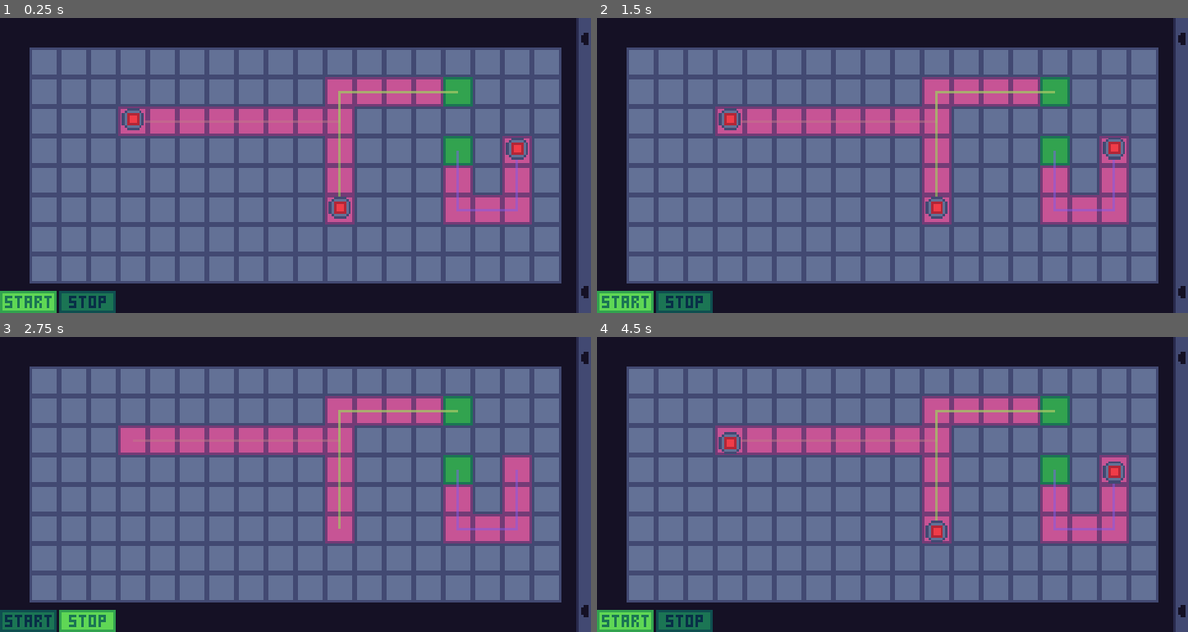
Above: before the commit, frames 1-4 (two rows, left to right).
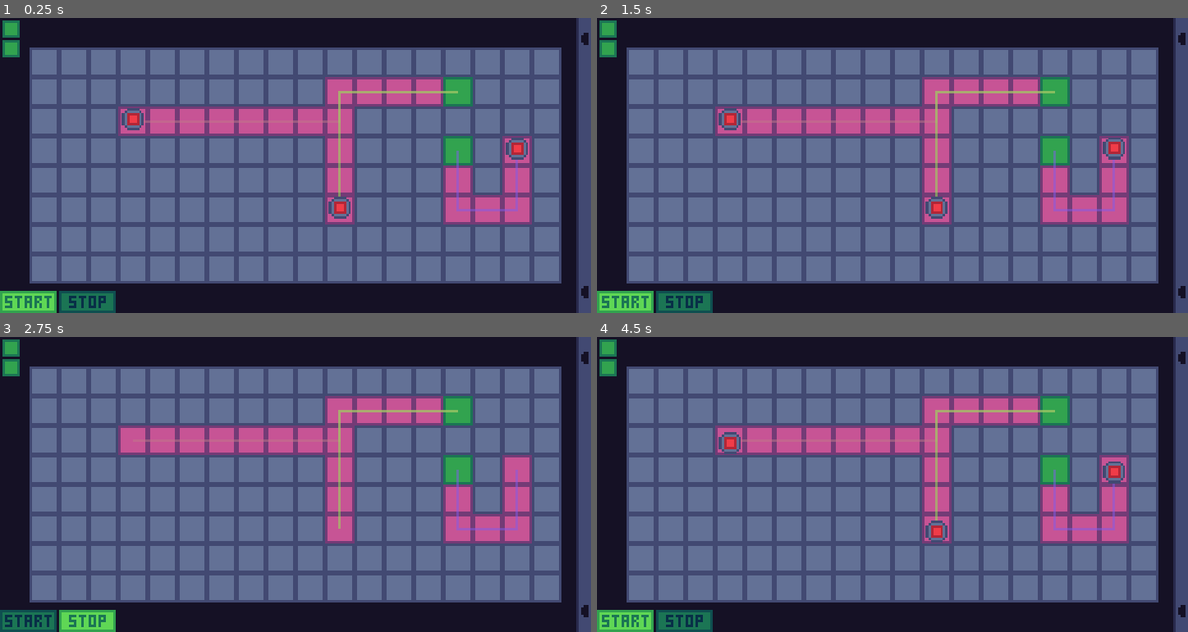
Above: after the commit, the same moments.

Repository: mariothedog/brackeys-game-jam
Game: Godot game, scene res://main/main.tscn
Same seed, same stepped clock (60 frames per second), same inputs: the game is played once before the commit and once after it.
Inputs (mouse positions are in pixels of both pictures, inside the frame that each line leads up to):
- Up to frame 1 (0.25 s): no input
- Up to frame 2 (1.5 s): click (626, 301) at 0.5 s; click (685, 301) at 1.25 s
- Up to frame 3 (2.75 s): click (29, 620) at 2 s
- Up to frame 4 (4.5 s): click (685, 620) at 2.75 s; click (626, 620) at 3.5 s; click (685, 620) at 4.25 s

The runs differ from the first frame. In frame 1, 0.3% of the frame differs, in the area x 0-4%, y 0-14%; in frame 2, 0.3%; in frame 3, 0.3%; in frame 4, 0.3%.

Commit message:
Add health

Diff:
--- a/src/autoload/signals.gd
+++ b/src/autoload/signals.gd
@@ -5,3 +5,4 @@
 signal item_button_down(item)
 signal start_pressed
 signal stop_pressed
+signal ran_out_of_lives
--- a/src/enemies/enemy.gd
+++ b/src/enemies/enemy.gd
@@ -3,8 +3,9 @@
 
 signal reached_end_of_path
 
-const MOVEMENT_WEIGHT = 0.4
+const MOVEMENT_WEIGHT := 0.4
 var MOVEMENT_RATE := MOVEMENT_WEIGHT * Constants.PHYSICS_FPS
+const DAMAGE := 1
 
 var path: PoolVector2Array setget _set_path
 
--- a/src/main/enemies.gd
+++ b/src/main/enemies.gd
@@ -31,7 +31,7 @@
 
 
 func _on_enemy_reached_end_of_path(enemy: Enemy) -> void:
-	emit_signal("enemy_reached_end_of_path", [enemy])
+	emit_signal("enemy_reached_end_of_path", enemy)
 
 
 func _on_StepDelay_timeout() -> void:
--- a/src/main/main.gd
+++ b/src/main/main.gd
@@ -6,6 +6,7 @@
 onready var bullets: Node2D = $Turrets/Bullets
 onready var placed_turrets: Node2D = $Turrets/PlacedTurrets
 onready var hud: HUD = $HUDLayer/HUD
+onready var lives: Lives = $HUDLayer/HUD/Lives
 onready var start_button: TextureButton = $HUDLayer/HUD/Buttons/Start
 onready var stop_button: TextureButton = $HUDLayer/HUD/Buttons/Stop
 
@@ -25,12 +26,20 @@
 	step_delay.start()
 	for turret in placed_turrets.get_children():
 		turret.toggle_sight_lines(false)
+	if not Signals.is_connected("ran_out_of_lives", self, "_force_stop"):
+		# Signal is deferred so the force stop happens after the lives have been set to 0
+		# Signal is oneshot so there is no chance of two enemies trigerring force stop simultaneously
+# warning-ignore:return_value_discarded
+		Signals.connect(
+			"ran_out_of_lives", self, "_force_stop", [], CONNECT_DEFERRED + CONNECT_ONESHOT
+		)
 	Global.is_running = true
 
 
 func _stop() -> void:
 	step_delay.stop()
 	level.stop()
+	lives.reset()
 	Util.queue_free_children(enemies)
 	Util.queue_free_children(bullets)
 	for turret in placed_turrets.get_children():
@@ -39,7 +48,12 @@
 	Global.is_running = false
 
 
-func _on_Enemies_enemy_reached_end_of_path(_enemy: Enemy) -> void:
+func _force_stop() -> void:
 	start_button.disabled = false
 	stop_button.disabled = true
 	_stop()
+
+
+func _on_Enemies_enemy_reached_end_of_path(enemy: Enemy) -> void:
+	lives.damage(enemy.DAMAGE)
+	enemy.queue_free()
--- a/src/project.godot
+++ b/src/project.godot
@@ -44,6 +44,11 @@
 "language": "GDScript",
 "path": "res://levels/level_editor/level_data.gd"
 }, {
+"base": "MarginContainer",
+"class": "Lives",
+"language": "GDScript",
+"path": "res://ui/hud/health/lives.gd"
+}, {
 "base": "RayCast2D",
 "class": "SightLine",
 "language": "GDScript",
@@ -72,6 +77,7 @@
 "Item": "",
 "Level": "",
 "LevelData": "",
+"Lives": "",
 "SightLine": "",
 "TilesManager": "",
 "Turret": "",
--- /dev/null
+++ b/src/ui/hud/health/life.tscn
@@ -0,0 +1,11 @@
+[gd_scene load_steps=2 format=2]
+
+[ext_resource path="res://ui/hud/health/life.png" type="Texture" id=1]
+
+[node name="Life" type="TextureRect"]
+margin_right = 7.0
+margin_bottom = 7.0
+texture = ExtResource( 1 )
+__meta__ = {
+"_edit_use_anchors_": false
+}
--- /dev/null
+++ b/src/ui/hud/health/lives.gd
@@ -0,0 +1,42 @@
+class_name Lives
+extends MarginContainer
+
+const LIFE_SCENE := preload("res://ui/hud/health/life.tscn")
+
+export var initial_num_lives := 2
+
+var _num_lives := 0 setget _set_num_lives
+
+onready var vbox: VBoxContainer = $VBoxContainer
+
+
+func _ready() -> void:
+	reset()
+
+
+func damage(damage: int) -> void:
+	var num_lives := self._num_lives - damage
+	if num_lives <= 0:
+		num_lives = 0
+		Signals.emit_signal("ran_out_of_lives")
+	self._num_lives = num_lives
+
+
+func reset() -> void:
+	self._num_lives = initial_num_lives
+
+
+func _set_num_lives(value: int) -> void:
+	if value < 0:
+		push_warning("Number of lives was set to a negative value")
+		return
+	if value == _num_lives:
+		return
+	var diff := value - _num_lives
+	_num_lives = value
+	for i in diff:
+		var life := LIFE_SCENE.instance()
+		vbox.add_child(life)
+	for i in -diff:
+		var life := vbox.get_child(0)
+		vbox.remove_child(life)
--- /dev/null
+++ b/src/ui/hud/health/lives.tscn
@@ -0,0 +1,25 @@
+[gd_scene load_steps=2 format=2]
+
+[ext_resource path="res://ui/hud/health/lives.gd" type="Script" id=2]
+
+[node name="Lives" type="MarginContainer"]
+margin_right = 2.0
+margin_bottom = 2.0
+custom_constants/margin_right = 1
+custom_constants/margin_top = 1
+custom_constants/margin_left = 1
+custom_constants/margin_bottom = 1
+script = ExtResource( 2 )
+__meta__ = {
+"_edit_use_anchors_": false
+}
+
+[node name="VBoxContainer" type="VBoxContainer" parent="."]
+margin_left = 1.0
+margin_top = 1.0
+margin_right = 1.0
+margin_bottom = 1.0
+custom_constants/separation = 1
+__meta__ = {
+"_edit_use_anchors_": false
+}
--- a/src/ui/hud/hud.tscn
+++ b/src/ui/hud/hud.tscn
@@ -11,6 +11,7 @@
 [ext_resource path="res://ui/hud/buttons/buttons.gd" type="Script" id=9]
 [ext_resource path="res://ui/hud/buttons/start/start_disabled.png" type="Texture" id=10]
 [ext_resource path="res://ui/hud/buttons/stop/stop_disabled.png" type="Texture" id=11]
+[ext_resource path="res://ui/hud/health/lives.tscn" type="PackedScene" id=12]
 
 [node name="HUDLayer" type="CanvasLayer"]
 
@@ -26,6 +27,8 @@
 inv_slide_dur = 0.15
 
 [node name="Tween" type="Tween" parent="HUD"]
+
+[node name="Lives" parent="HUD" instance=ExtResource( 12 )]
 
 [node name="Inventory" parent="HUD" instance=ExtResource( 1 )]
 anchor_left = 1.0
Binary file added: src/ui/hud/health/life.png
Not shown, added: src/ui/hud/health/life.png.import
Not shown: 1 places in src/ui/hud/hud.tscn that only renumber resources
